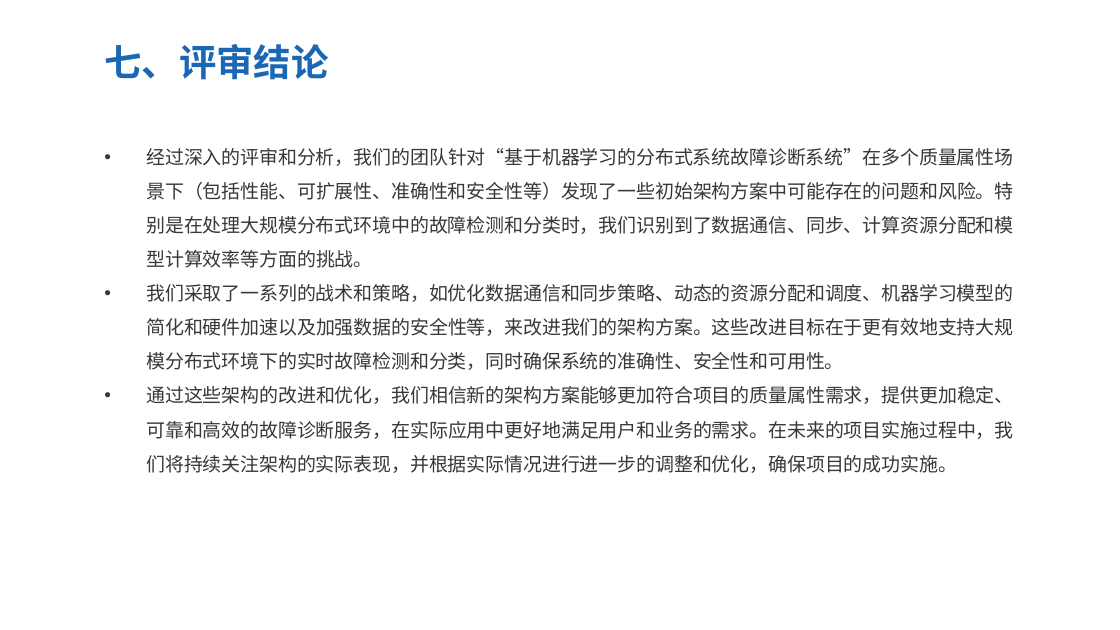
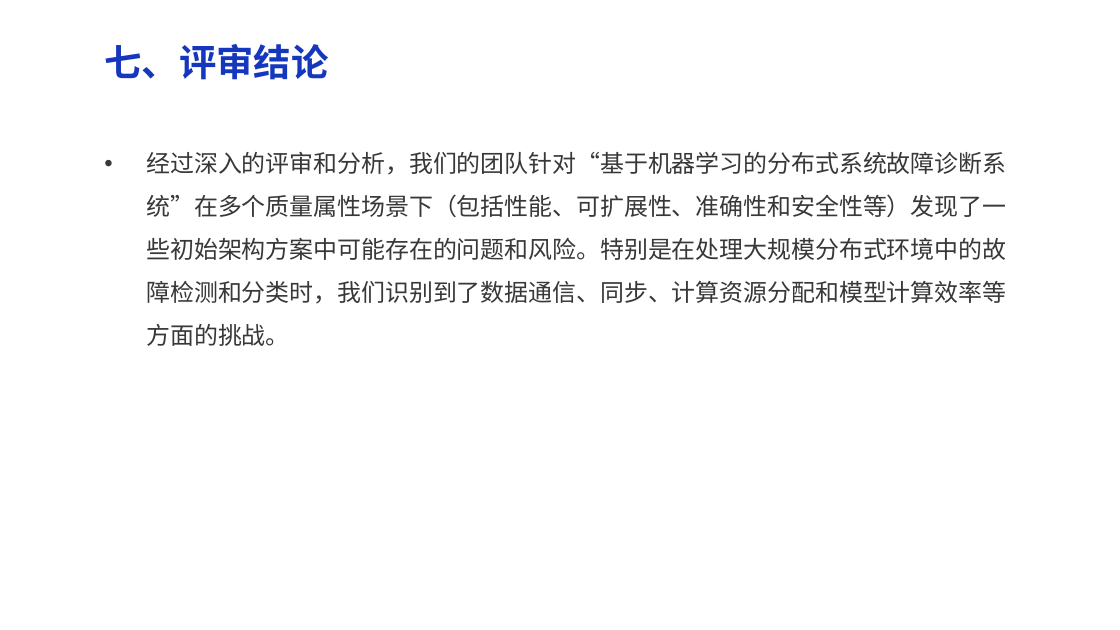
Before and after one commit to dekrt/SoftwareArchitecture, a slide deck: slide 31 of 架构评审-ArchitectureReview/架构评审-ArchitectureReview.pptx (slide 26 before the commit). Drawn at 1120x630 pixels with LibreOffice and Linux fonts; fonts in the diff are those of the drawing. Boxes give left, top, right and bottom in pixels: in the first picture for what was removed or moved away, otherwise in the second. Text is boxed around its words. In the diff, an @@ line names an element or a change of style, - is before the commit and + after.

```diff
--- a/架构评审-ArchitectureReview/架构评审-ArchitectureReview.pptx
+++ b/架构评审-ArchitectureReview/架构评审-ArchitectureReview.pptx
@@ text "七、评审结论" at (104,44,328,80): text colour #1967B5 to #1537BE @@
@@ text "经过深入的评审和分析，我们的团队针对“基于机器学习的分布式系统故障诊断系统”在多个质量属性场景下（包括性能、可扩展性、准 ..." at (146,152,1006,346): size 12.2 to 15.4 pt @@
@@ text at (146,284,1013,473): paragraphs removed @@
-• 我们采取了一系列的战术和策略，如优化数据通信和同步策略、动态的资源分配和调度、机器学习模型的简化和硬件加速以及加强数据的安全性等，来改进我们的架构方案。这些改进目标在于更有效地支持大规模分布式环境下的实时故障检测和分类，同时确保系统的准确性、安全性和可用性。
-• 通过这些架构的改进和优化，我们相信新的架构方案能够更加符合项目的质量属性需求，提供更加稳定、可靠和高效的故障诊断服务，在实际应用中更好地满足用户和业务的需求。在未来的项目实施过程中，我们将持续关注架构的实际表现，并根据实际情况进行进一步的调整和优化，确保项目的成功实施。
```
Also in this commit, not shown: 25 other slides changed, 8 slides added, 1 slide removed, 1 other file.
